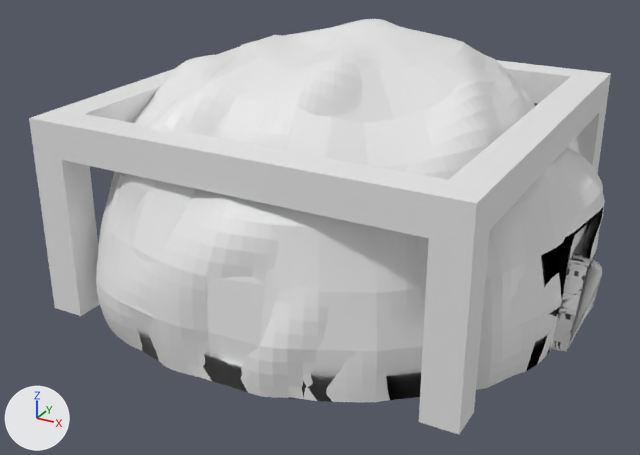
Renders of the FBX model rts-sandbox-src/Assets/Models/mine_held.fbx from each side of a commit.
One viewpoint serves both versions: a 50 mm camera at (0.804, -1.569, 0.875) aimed at (-0.012, -0.085, 0.134). Arrows for +X, +Y and +Z are at lower left; the lights stay in place. The picture after the commit comes second. Where no turn or scale is listed for an object, it has been applied to the vertices.
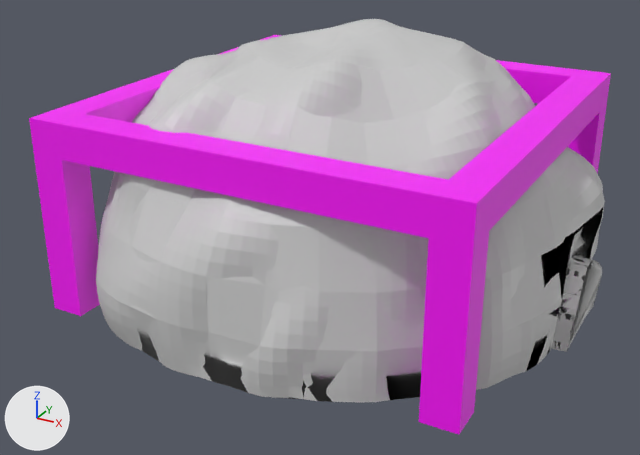
Pixel boxes [x1, y1, x2, y2] of what changed, in the pictures (640 x 455 px):
```json
{"object": "Sphere", "change": "recoloured", "before": [96, 19, 605, 402], "after": [96, 19, 605, 402], "on screen": "white to light grey"}
{"object": "Cube", "change": "recoloured", "before": [29, 35, 611, 435], "after": [29, 35, 611, 435], "on screen": "white to pink"}
```

Edits to the scene script, one JSON object a line:
```json
{"op": "add", "block": "mat_mine", "code": ["mat_mine = principled_material('Mine')", "mat_mine.base_color = (0.6, 0.6, 0.6)  # light grey #cbcbcb"]}
{"op": "add", "block": "mat_teamcolor", "code": ["mat_teamcolor = principled_material('TeamColor')", "mat_teamcolor.base_color = (1.0, 0.0, 1.0)  # pink #ff00ff"]}
{"block": "me_sphere", "where": "me_sphere.from_pydata(...)  # 4140 vertices, 4599 faces; spans x -0.519..0.531, y -0.516..0.504, z -0.005..0.548"}
{"op": "add", "block": "me_sphere", "code": "me_sphere.materials.append(mat_mine)  # light grey #cbcbcb"}
{"block": "me_cube_003", "where": "me_cube_003.from_pydata(...)  # 94 vertices, 76 faces; spans x -0.835..0.035, y -0.835..0.035, z -0.2..0.2"}
{"op": "add", "block": "me_cube_003", "code": "me_cube_003.materials.append(mat_teamcolor)  # pink #ff00ff"}
```
